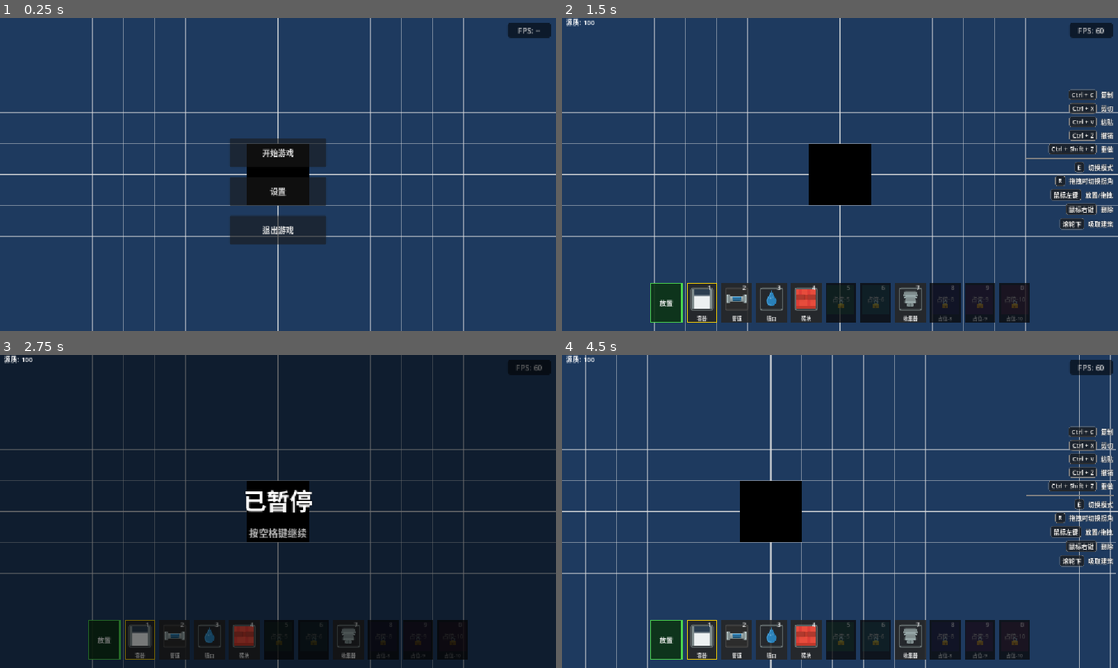
Above: before the commit, frames 1-4 (two rows, left to right).
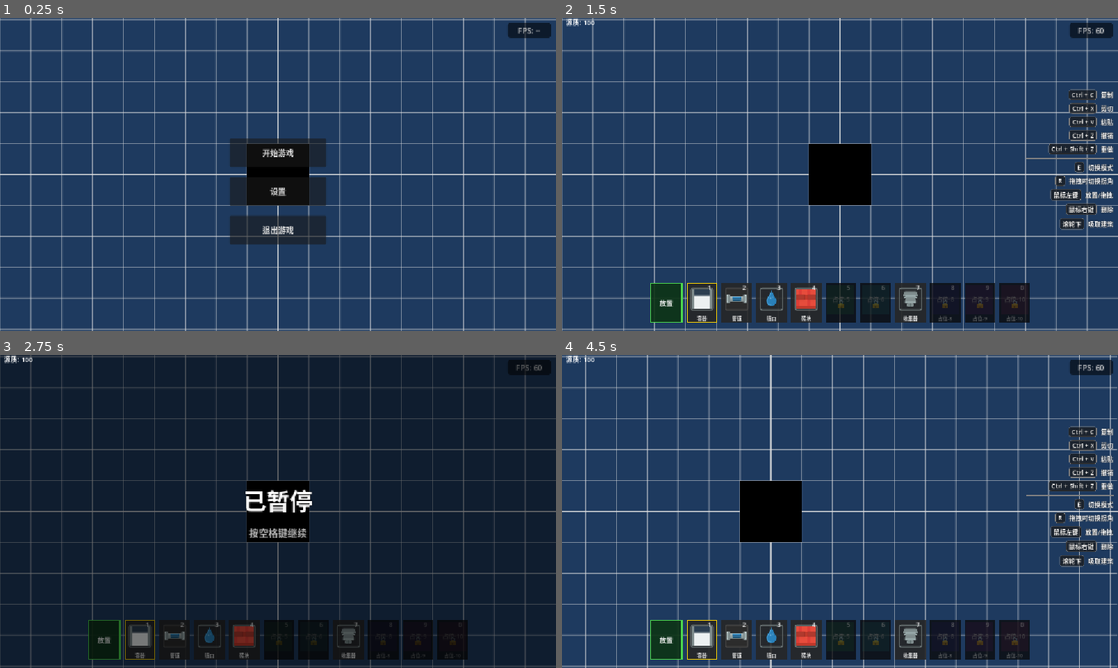
Above: after the commit, the same moments.

Repository: liuyun847/demo
Game: Godot game, scene res://scenes/main.tscn
The game is run twice, just before and just after one commit, with the same random seed, the same clock (stepped at 60 frames per second) and the same inputs.
Inputs (mouse positions are in pixels of both pictures, inside the frame that each line leads up to):
- Up to frame 1 (0.25 s): no input
- Up to frame 2 (1.5 s): click "开始游戏" at 0.5 s; tap Enter at 1.25 s; drag from (701, 302) to (895, 105) at 1.27 s
- Up to frame 3 (2.75 s): tap Space (toggle_pause) at 2 s; drag from (172, 639) to (250, 574) at 2.02 s
- Up to frame 4 (4.5 s): tap Enter at 2.75 s; move the mouse to (773, 639) at 2.77 s; hold D (move_right) 2.78-3.5 s; hold R (rotate_clipboard) 2.78-3.5 s; click (773, 639) at 2.92 s; drag from (806, 639) to (673, 464) at 3.52 s; tap Space (toggle_pause) at 4.25 s; drag from (840, 639) to (867, 511) at 4.27 s

The runs differ from the first frame. In frame 1, 5.0% of the frame differs, in the area x 0-100%, y 0-100%; in frame 2, 4.4%; in frame 3, 3.0%; in frame 4, 4.9%.

Commit message:
fix(InfiniteGridMap): 修复网格线绘制的对齐问题
给draw_multiline调用新增最后一个参数开启抗锯齿，优化网格线显示效果

Diff:
--- a/scripts/InfiniteGridMap.gd
+++ b/scripts/InfiniteGridMap.gd
@@ -108,8 +108,8 @@
 			thin_h_points.append(Vector2(min_x, line_y))
 			thin_h_points.append(Vector2(max_x, line_y))
 
-		draw_multiline(thin_v_points, GameConfig.line_color, adjusted_thin_width)
-		draw_multiline(thin_h_points, GameConfig.line_color, adjusted_thin_width)
+		draw_multiline(thin_v_points, GameConfig.line_color, adjusted_thin_width, true)
+		draw_multiline(thin_h_points, GameConfig.line_color, adjusted_thin_width, true)
 
 	var thick_points := PackedVector2Array()
 	for block_coord: Vector2i in loaded_blocks:
